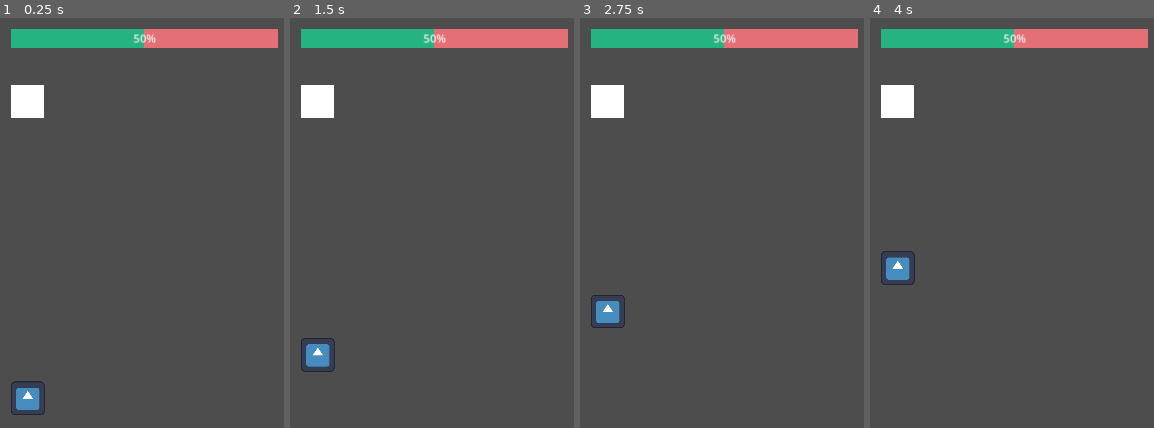
Above: before the commit, frames 1-4 (left to right).
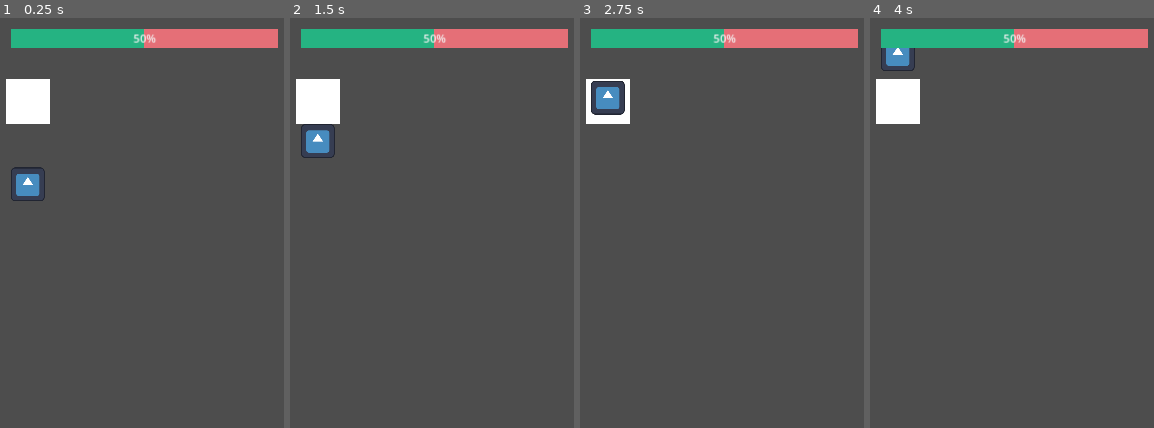
Above: after the commit, the same moments.

Repository: crawsoir/pizza_game
Game: Godot game, scene res://main.tscn
Same seed, same stepped clock (60 frames per second), same inputs: the game is played once before the commit and once after it. The engine's default icon, where the game draws it, is replaced by a stand-in: a white triangle on a blue panel in a dark square.
Inputs:
- Up to frame 1 (0.25 s): no input
- Up to frame 2 (1.5 s): tap Space (space) at 0.6, 1.35 s
- Up to frame 3 (2.75 s): tap Space (space) at 2.1 s
- Up to frame 4 (4 s): tap Space (space) at 2.85, 3.6 s

The runs differ from the first frame. In frame 1, 1.9% of the frame differs, in the area x 2-18%, y 14-97%; in frame 2, 1.9%; in frame 3, 2.1%, in the area x 2-18%, y 14-76%; in frame 4, 1.8%.

Commit message:
change to distance based check

Diff:
--- a/Gamepad/KeyPressArea.gd
+++ b/Gamepad/KeyPressArea.gd
@@ -3,6 +3,8 @@
 @onready var highway: Highway = get_parent()
 
 @export var score = 0
+
+var bodies = []
 
 # Called when the node enters the scene tree for the first time.
 func _ready():
@@ -12,3 +14,16 @@
 # Called every frame. 'delta' is the elapsed time since the previous frame.
 func _process(delta):
 	pass
+
+func _input(event):
+	if (event.is_action_pressed(highway.key_to_press) and len(bodies) > 0 and bodies[0] != null):
+		var letter: Letter = bodies[0]
+		var dist = position.y - letter.position.y
+		bodies.remove_at(0)
+		letter.queue_free()
+		print(dist)
+		highway.add_score(dist)
+
+
+func _on_body_entered(body):
+	bodies.append(body)
--- a/Gamepad/letter.gd
+++ b/Gamepad/letter.gd
@@ -17,37 +17,3 @@
 
 func _physics_process(delta):
 	position = position.move_toward(endPoint, delta*highway.speed)
-
-func _input(event):
-	if (event.is_action_pressed(highway.key_to_press)):
-		var score = 0
-		match(state):
-			LetterState.EARLY:
-				score = 5
-				print("EARLY")
-			LetterState.PERFECT:
-				score = 10
-				print("PERFECT")
-			LetterState.LATE:
-				score = 4
-				print("LATE")
-			LetterState.OUT_OF_BOUNDS:
-				print("OUT OF BOUNDS")
-			_:
-				emit_signal("letterHighwayPressed", score)
-				return
-		emit_signal("letterHighwayPressed", score)
-		queue_free()
-
-func _on_perfect_key_press_area_body_entered(_body):
-	state = LetterState.PERFECT
-
-func _on_out_key_press_area_body_entered(_body):
-	state = LetterState.OUT_OF_BOUNDS
-	emit_signal("letterHighwayPressed", -10)
-
-func _on_late_key_press_area_body_entered(_body):
-	state = LetterState.LATE
-
-func _on_early_key_press_area_body_entered(_body):
-	state = LetterState.EARLY
--- a/Gamepad/letter.tscn
+++ b/Gamepad/letter.tscn
@@ -3,8 +3,8 @@
 [ext_resource type="Script" path="res://Gamepad/letter.gd" id="1_1e5wi"]
 [ext_resource type="Texture2D" uid="uid://mnwuc2mk83cn" path="res://icon.svg" id="2_kbh4v"]
 
-[sub_resource type="RectangleShape2D" id="RectangleShape2D_rhswe"]
-size = Vector2(48.9998, 49.0002)
+[sub_resource type="RectangleShape2D" id="RectangleShape2D_gmtde"]
+size = Vector2(50, 48)
 
 [node name="Letter" type="CharacterBody2D"]
 script = ExtResource("1_1e5wi")
@@ -14,5 +14,5 @@
 scale = Vector2(0.379862, 0.380734)
 texture = ExtResource("2_kbh4v")
 
-[node name="CollisionShape2D" type="CollisionShape2D" parent="."]
-shape = SubResource("RectangleShape2D_rhswe")
+[node name="RealBody" type="CollisionShape2D" parent="."]
+shape = SubResource("RectangleShape2D_gmtde")
--- a/Gamepad/letter_highway.gd
+++ b/Gamepad/letter_highway.gd
@@ -5,6 +5,14 @@
 @export var speed = 100
 @export var letter = "m"
 @export var key_to_press = "space"
+@export var perfect_range = 5
+@export var late_range = 30
+
+@export var perfect_score = 30
+@export var late_score = 10
+@export var very_late_score = -5
+
+@onready var letter_scene = preload("res://Gamepad/letter.tscn")
 
 # Called when the node enters the scene tree for the first time.
 func _ready():
@@ -14,14 +22,19 @@
 func _process(delta):
 	pass
 
-func _input(event):
-	if (event.is_action_pressed(key_to_press)):
-		sendLetter()
+func add_score(dist):
+	if (abs(dist) <= perfect_range):
+		emit_signal("changeSusAmount", perfect_score)
+	elif (abs(dist) <= late_range):
+		emit_signal("changeSusAmount", late_score)
+	else:
+		emit_signal("changeSusAmount", very_late_score)
+	sendLetter()
 
 func sendLetter():
-	var letterToSend = Letter.new()
-	letterToSend.global_position = $Sprite2D.global_position
-	add_child(letterToSend)
+	var letter_to_send = letter_scene.instantiate()
+	letter_to_send.position = Vector2(0, 440)
+	add_child(letter_to_send)
 
 func _on_letter_letter_highway_pressed(amount):
 	emit_signal("changeSusAmount", amount)
--- a/Gamepad/letter_highway.tscn
+++ b/Gamepad/letter_highway.tscn
@@ -4,57 +4,35 @@
 [ext_resource type="Script" path="res://Gamepad/KeyPressArea.gd" id="1_tdf2o"]
 [ext_resource type="PackedScene" uid="uid://c0o8dy0vfh5wr" path="res://Gamepad/letter.tscn" id="3_423f1"]
 
-[sub_resource type="RectangleShape2D" id="RectangleShape2D_yldku"]
-size = Vector2(48, 56)
+[sub_resource type="RectangleShape2D" id="RectangleShape2D_un0gg"]
+size = Vector2(64, 64)
 
 [node name="LetterHighway" type="Node2D"]
 script = ExtResource("1_ngcs6")
+speed = 1
 
 [node name="Sprite2D" type="Sprite2D" parent="."]
 
 [node name="ColorRect" type="ColorRect" parent="Sprite2D"]
+anchors_preset = -1
+anchor_left = -8.0
+anchor_top = -8.0
+anchor_right = 8.0
+anchor_bottom = 8.0
 offset_left = -24.0
 offset_top = -24.0
 offset_right = 24.0
 offset_bottom = 24.0
 metadata/_edit_use_anchors_ = true
 
-[node name="OutKeyPressArea" type="Area2D" parent="."]
-position = Vector2(0, -104)
+[node name="Area2D" type="Area2D" parent="."]
 script = ExtResource("1_tdf2o")
 
-[node name="CollisionShape2D" type="CollisionShape2D" parent="OutKeyPressArea"]
-shape = SubResource("RectangleShape2D_yldku")
-
-[node name="LateKeyPressArea" type="Area2D" parent="."]
-position = Vector2(0, -64)
-script = ExtResource("1_tdf2o")
-score = 30
-
-[node name="CollisionShape2D" type="CollisionShape2D" parent="LateKeyPressArea"]
-shape = SubResource("RectangleShape2D_yldku")
-
-[node name="PerfectKeyPressArea" type="Area2D" parent="."]
-position = Vector2(0, -48)
-script = ExtResource("1_tdf2o")
-score = 60
-
-[node name="CollisionShape2D" type="CollisionShape2D" parent="PerfectKeyPressArea"]
-shape = SubResource("RectangleShape2D_yldku")
-
-[node name="EarlyKeyPressArea" type="Area2D" parent="."]
-position = Vector2(0, -32)
-script = ExtResource("1_tdf2o")
-score = 40
-
-[node name="CollisionShape2D" type="CollisionShape2D" parent="EarlyKeyPressArea"]
-shape = SubResource("RectangleShape2D_yldku")
+[node name="CollisionShape2D" type="CollisionShape2D" parent="Area2D"]
+shape = SubResource("RectangleShape2D_un0gg")
 
 [node name="Letter" parent="." instance=ExtResource("3_423f1")]
-position = Vector2(0, 440)
+position = Vector2(0, 132)
 
-[connection signal="body_entered" from="OutKeyPressArea" to="Letter" method="_on_out_key_press_area_body_entered"]
-[connection signal="body_entered" from="LateKeyPressArea" to="Letter" method="_on_late_key_press_area_body_entered"]
-[connection signal="body_entered" from="PerfectKeyPressArea" to="Letter" method="_on_perfect_key_press_area_body_entered"]
-[connection signal="body_entered" from="EarlyKeyPressArea" to="Letter" method="_on_early_key_press_area_body_entered"]
+[connection signal="body_entered" from="Area2D" to="Area2D" method="_on_body_entered"]
 [connection signal="letterHighwayPressed" from="Letter" to="." method="_on_letter_letter_highway_pressed"]
